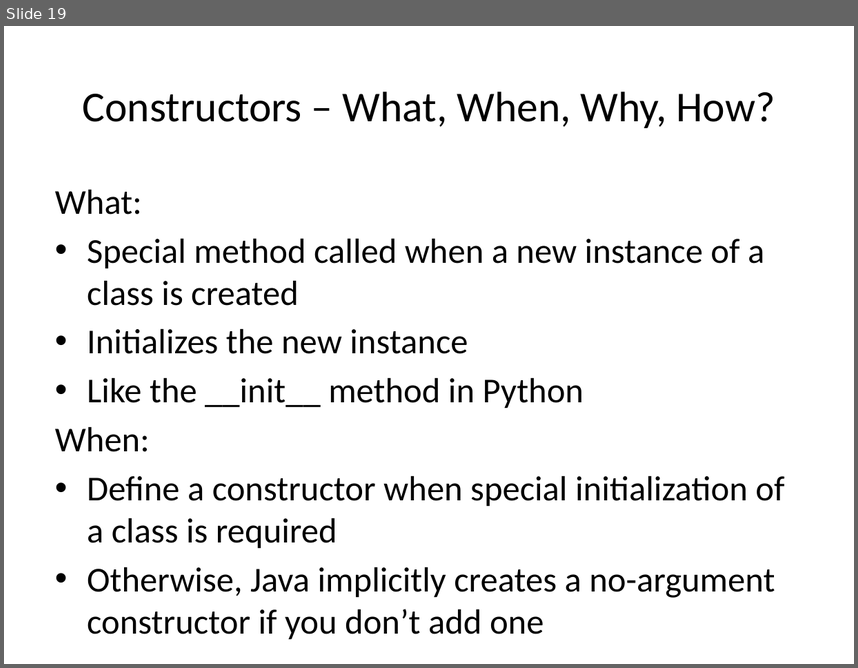
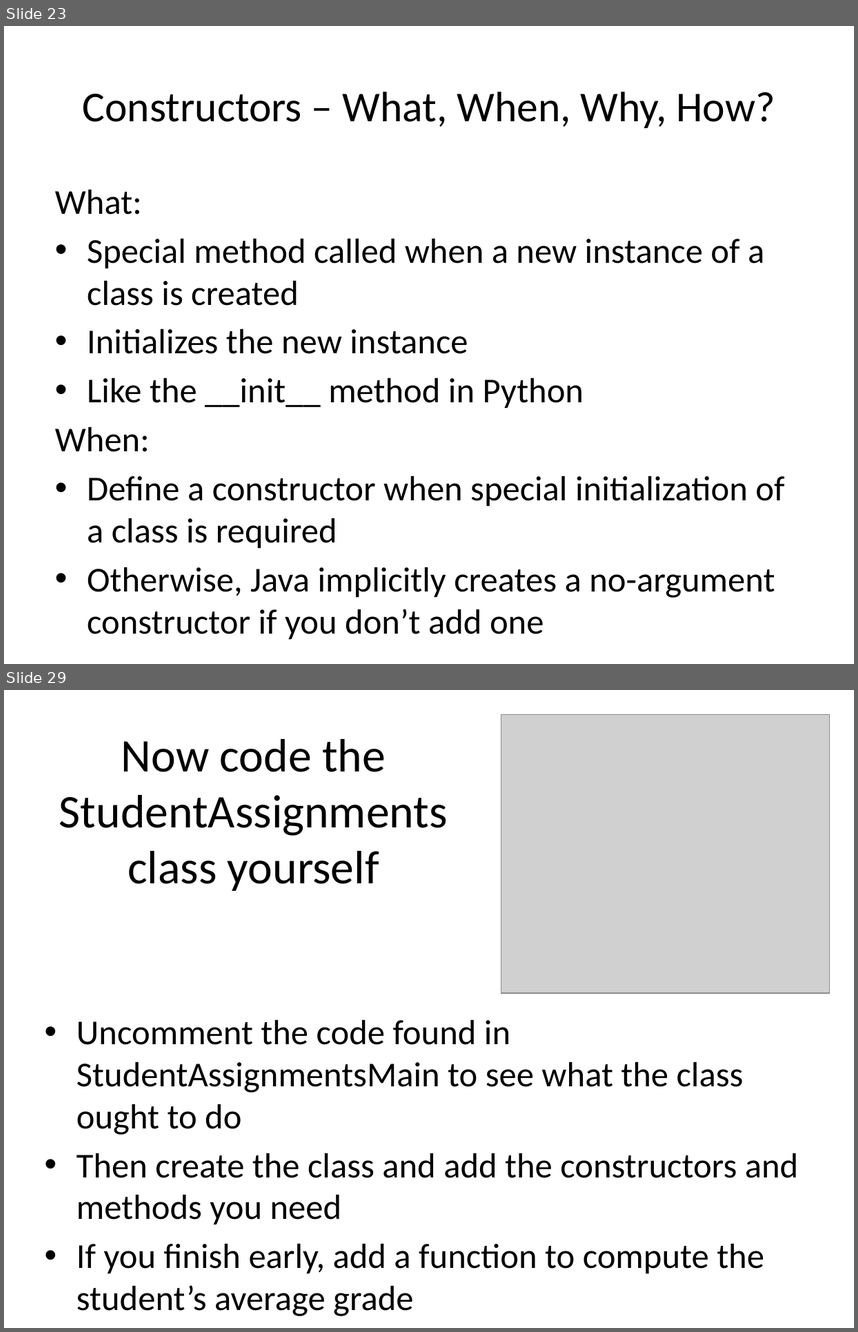
Before and after one commit to RHIT-CSSE/csse220, a slide deck: ClassMaterials/ObjectIntroAndMisc/Slides/ObjectIntroAndMisc.pptx. Shown one above the other, each under a label of ours: slide 19 before the commit, slides 23 and 29 after it; the slides between them are not shown. The pictures are 858x668 and 858x1332 pixels, drawn with LibreOffice and Linux fonts; fonts in the diff are those of the drawing; grey boxes stand for pictures. Boxes give left, top, right and bottom in pixels: in the first picture for what was removed or moved away, otherwise in the second. Text is boxed around its words. In the diff, an @@ line names an element or a change of style, - is before the commit and + after.

```diff
--- a/ClassMaterials/ObjectIntroAndMisc/Slides/ObjectIntroAndMisc.pptx
+++ b/ClassMaterials/ObjectIntroAndMisc/Slides/ObjectIntroAndMisc.pptx
@@ slide 29 added at (x1=4, y1=690, x2=854, y2=1328), background #FFFFFF @@
@@ picture added at (x1=501, y1=715, x2=829, y2=994) @@
@@ title added at (x1=59, y1=739, x2=448, y2=891), 39.6 pt, text #000000 @@
+Now code the StudentAssignments class yourself
@@ text added at (x1=76, y1=1020, x2=798, y2=1316), 29.6 pt, text #000000 @@
+• Uncomment the code found in StudentAssignmentsMain to see what the class ought to do
+• Then create the class and add the constructors and methods you need
+• If you finish early, add a function to compute the student’s average grade
@@ what was slide 19 is now slide 23 @@
```
Also in this commit, not shown: 9 slides changed, 4 other slides added.
